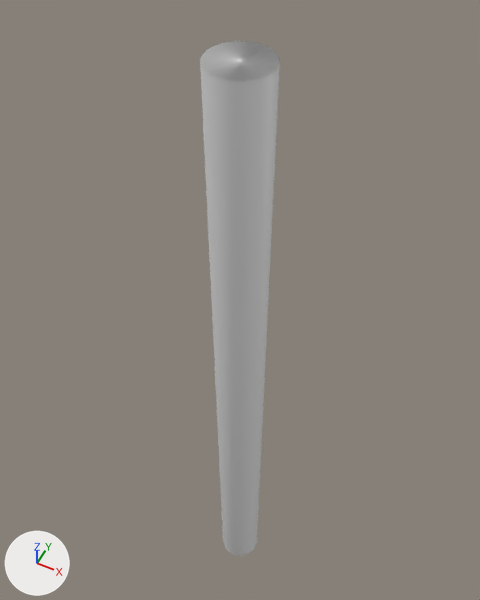
A saved change to the Blender file Assets/Sprites/obtacles/Pillar Type 1.blend.
Both versions are drawn from a 50 mm camera at (7.0, -14.0, 23.5) aimed at (-1.3, 2.7, 2.7). The lights are fixed; the arrows at lower left show +X, +Y and +Z.
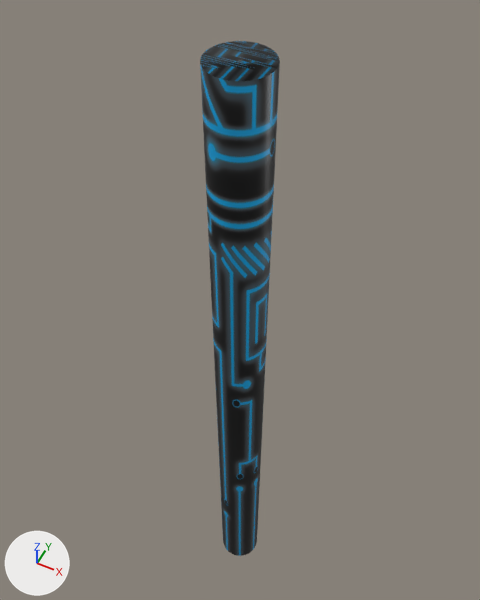
Where the newer file only moved an object's origin or applied its transform, the numbers keep the older frame.

Boxes [x1, y1, x2, y2] around the edits, measured in the pictures (480 x 600 px):
'Cylinder', recoloured
    both: [200, 41, 280, 556]

The change, as a list of edits to the scene's bpy script:
```text
Add img_technowallv5_png:
    img_technowallv5_png = load_image('technoWallV5.png', '../technoWallV5.png', 2632, 3805, 'sRGB')
Add mat_material_001:
    mat_material_001 = bpy.data.materials.new('Material.001')
    # uses the picture img_technowallv5_png
Change me_cylinder:
    where me_cylinder.from_pydata(...)  # 64 vertices, 34 faces; spans x -1.0..1.0, y -1.0..1.0, z -1.0..1.0
    add me_cylinder.materials.append(mat_material_001)
```
